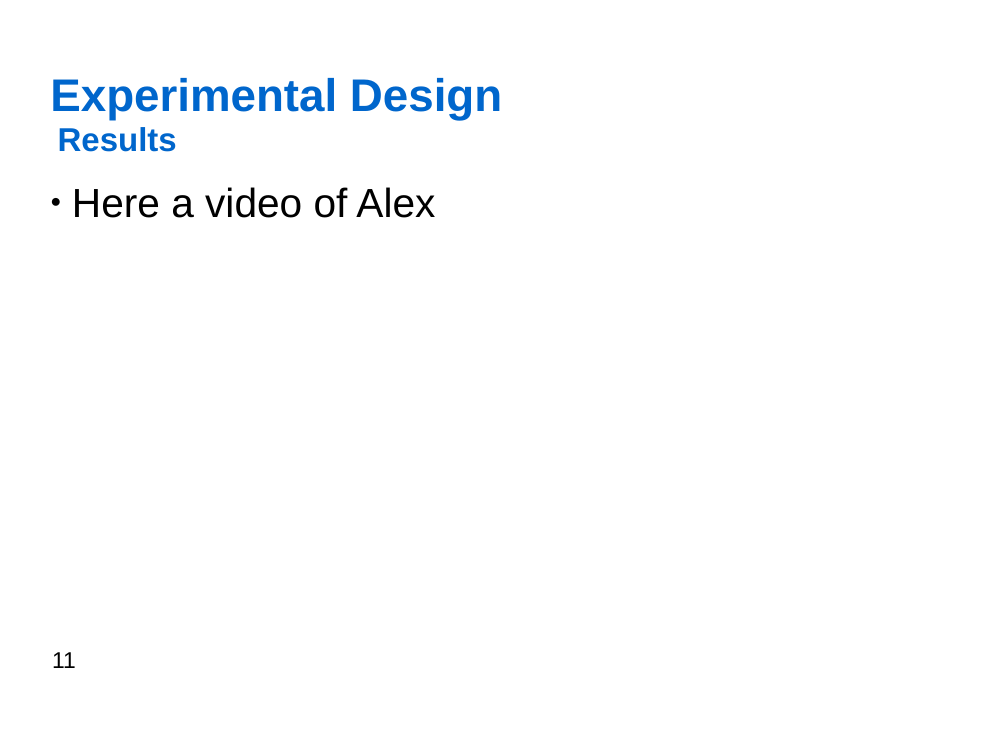
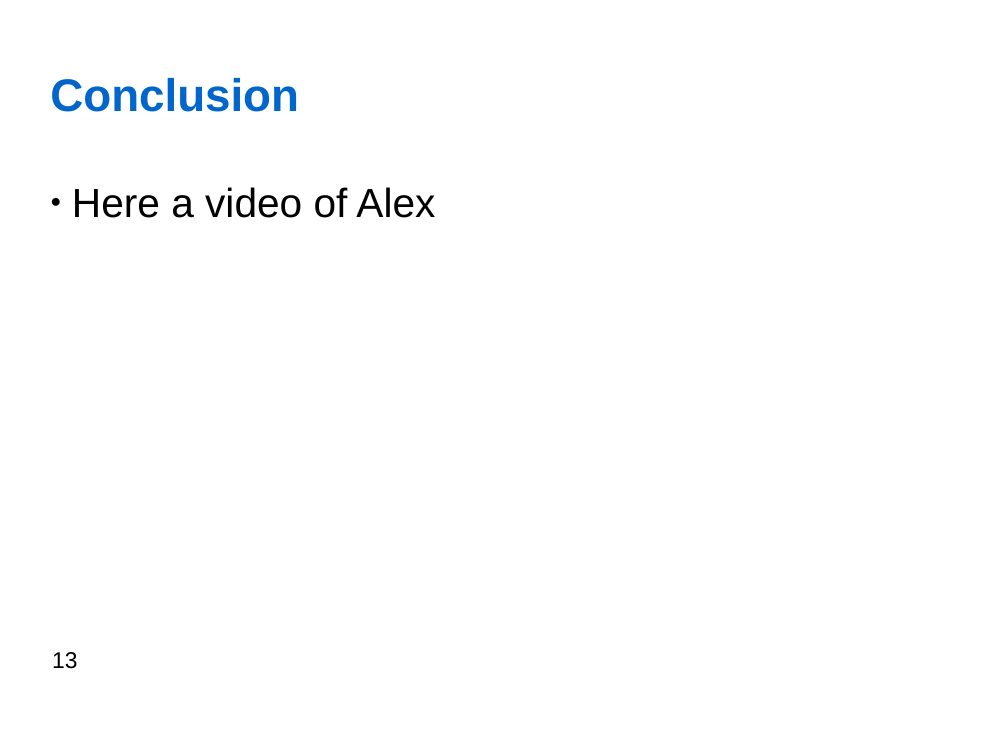
Before and after one commit to jfedjaev/NSTresearchPractice, a slide deck: slide 13 of Report/Presentation/Fedjaev_ResearchPractice.odp (slide 11 before the commit). Drawn at 1008x756 pixels with LibreOffice and Linux fonts; fonts in the diff are those of the drawing; background and template pictures are left out. Boxes give left, top, right and bottom in pixels: in the first picture for what was removed or moved away, otherwise in the second. Text is boxed around its words. In the diff, an @@ line names an element or a change of style, - is before the commit and + after.

```diff
--- a/Report/Presentation/Fedjaev_ResearchPractice.odp
+++ b/Report/Presentation/Fedjaev_ResearchPractice.odp
@@ title at (50,78,299,112): text changed @@
-Experimental Design
+Conclusion
@@ title removed at (58,127,177,152) @@
-Results
@@ page number at (52,652,77,669): text changed @@
-11
+13
```
Also in this commit, not shown: 5 other slides changed, 5 slides added, 3 slides removed, 7 other files.
